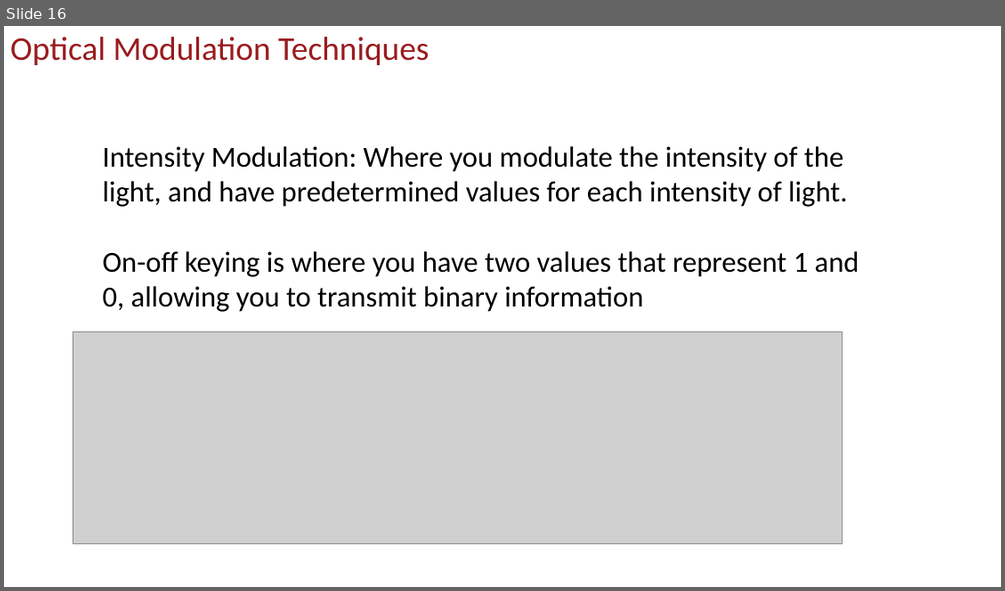
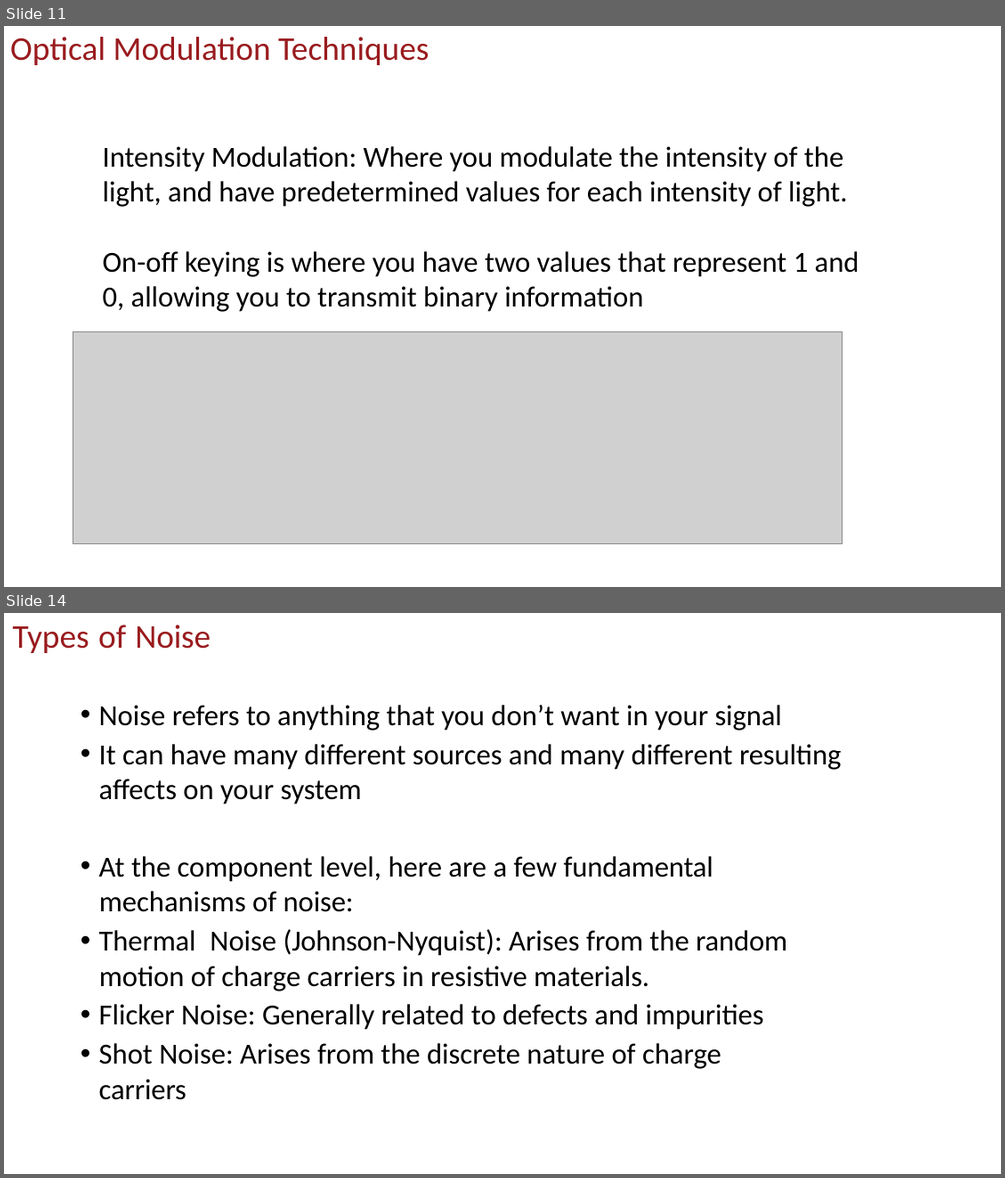
Before and after one commit to uscee105/ee105, a slide deck: assets/module-5-comm/mod-5-lecture-21-opt-comm.pptx. Shown one above the other, each under a label of ours: slide 16 before the commit, slides 11 and 14 after it; the slides between them are not shown. The pictures are 1005x591 and 1005x1178 pixels, drawn with LibreOffice and Linux fonts; fonts in the diff are those of the drawing; grey boxes stand for pictures; background and template pictures are left out. Boxes give left, top, right and bottom in pixels: in the first picture for what was removed or moved away, otherwise in the second. Text is boxed around its words. In the diff, an @@ line names an element or a change of style, - is before the commit and + after.

```diff
--- a/assets/module-5-comm/mod-5-lecture-21-opt-comm.pptx
+++ b/assets/module-5-comm/mod-5-lecture-21-opt-comm.pptx
@@ slide 14 added at [4,613,1001,1174], background #FFFFFF @@
@@ title added at [13,625,210,653], 32 pt, text #991B1E @@
+Types of Noise
@@ text added at [99,705,841,1069], 28 pt, text #000000 @@
+• Noise refers to anything that you don’t want in your signal
+• It can have many different sources and many different resulting affects on your system
+• At the component level, here are a few fundamental mechanisms of noise:
+• Thermal Noise (Johnson-Nyquist): Arises from the random motion of charge carriers in resistive materials.
+• Flicker Noise: Generally related to defects and impurities
+• Shot Noise: Arises from the discrete nature of charge carriers
@@ what was slide 16 is now slide 11 @@
```
Also in this commit, not shown: 1 slide changed, 29 other slides added, 5 slides removed, 43 other files.
